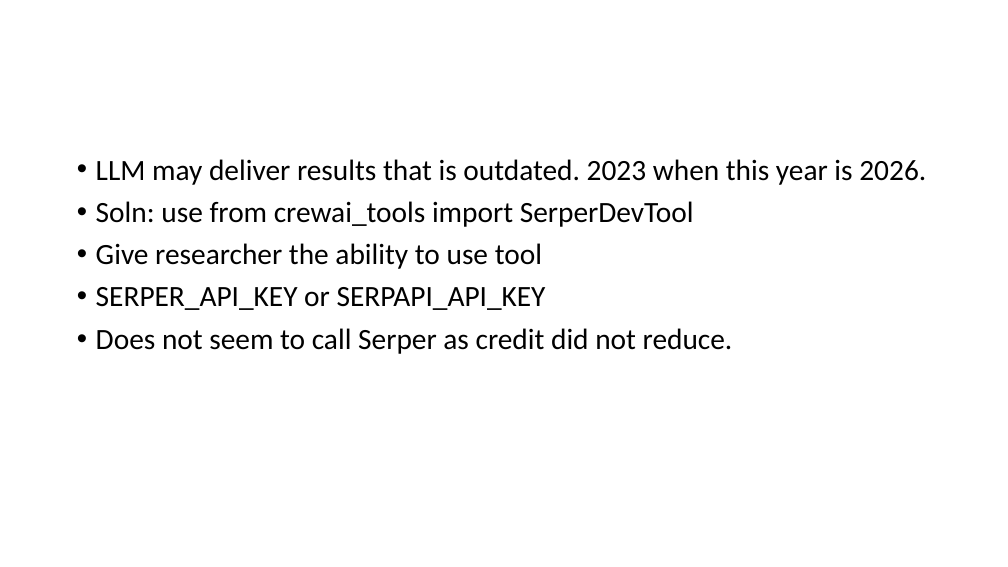
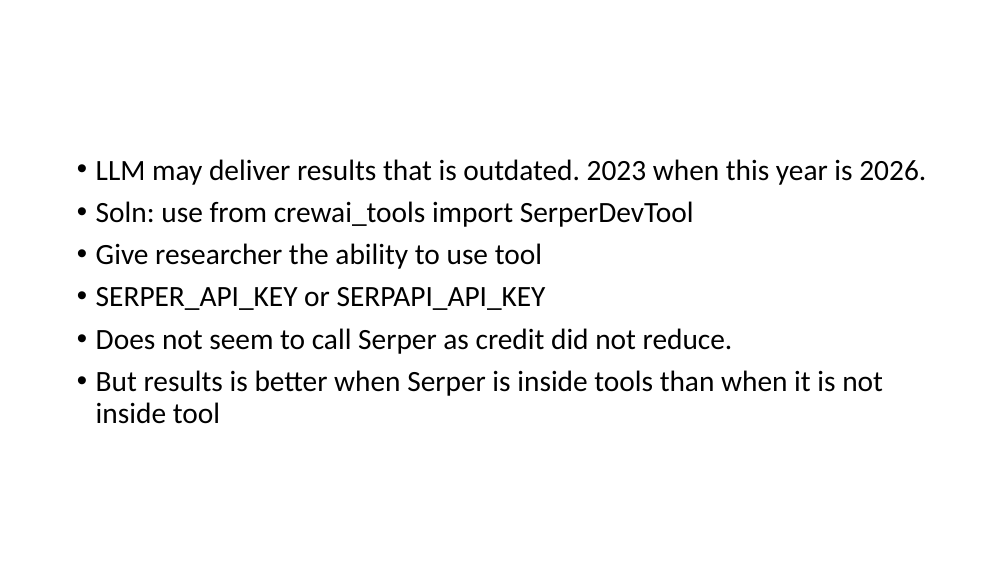
Before and after one commit to kindaichinisan/agents, a slide deck: slide 70 of wj_folder/AI Engineer Agentic Track.pptx. Drawn at 1008x567 pixels with LibreOffice and Linux fonts; fonts in the diff are those of the drawing. Boxes give left, top, right and bottom in pixels: in the first picture for what was removed or moved away, otherwise in the second. Text is boxed around its words. In the diff, an @@ line names an element or a change of style, - is before the commit and + after.

```diff
--- a/wj_folder/AI Engineer Agentic Track.pptx
+++ b/wj_folder/AI Engineer Agentic Track.pptx
@@ text at <box>96,370,883,424</box>: paragraph added @@
+• But results is better when Serper is inside tools than when it is not inside tool
```
Also in this commit, not shown: 1 other slide changed, 16 slides added.
